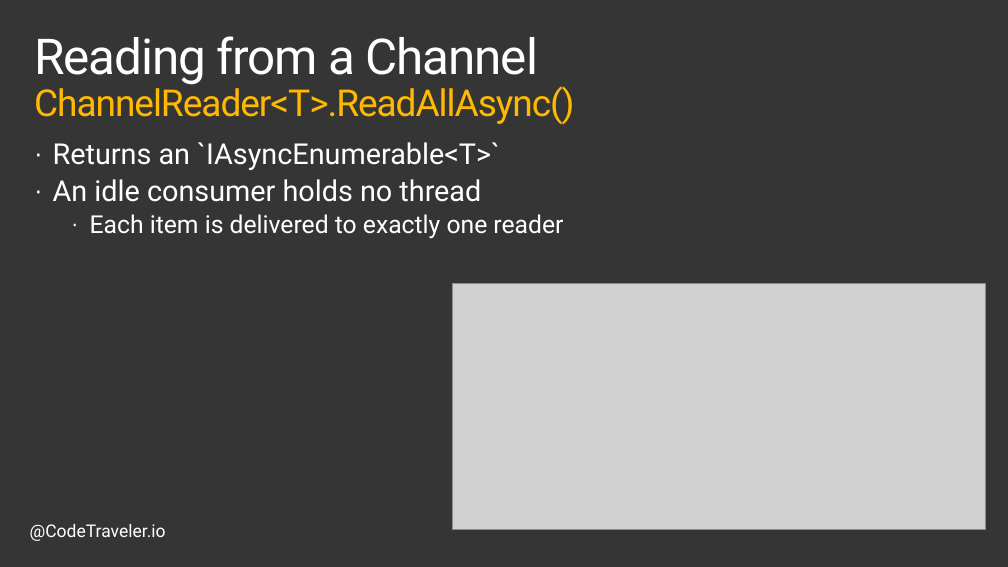
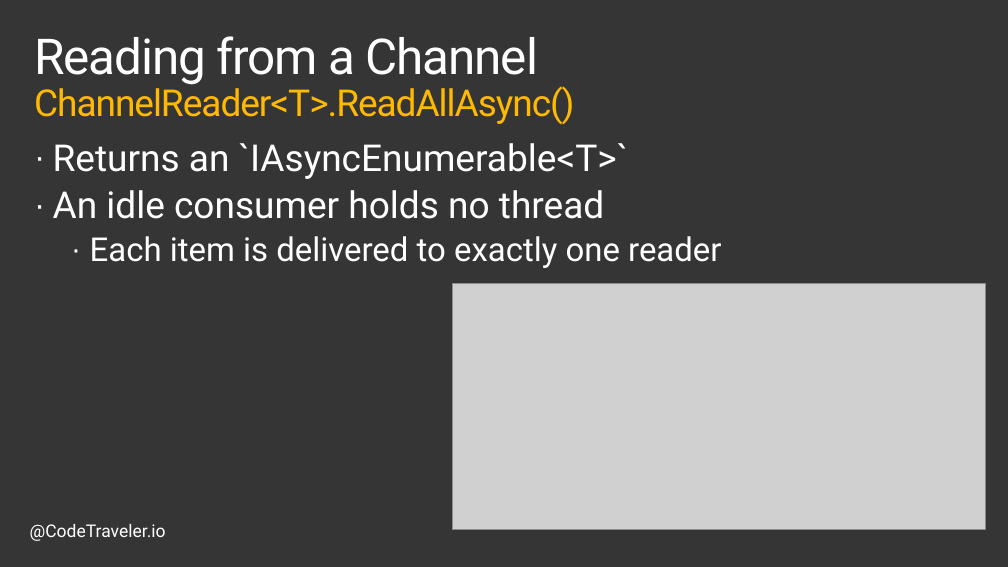
Before and after one commit to TheCodeTraveler/BecomeAnExpertWithAsyncAwait, a slide deck: slide 7 of 9. Channels/Channels.pptx. Drawn at 1008x567 pixels with LibreOffice and Linux fonts; fonts in the diff are those of the drawing; grey boxes stand for pictures; background and template pictures are left out. Boxes give left, top, right and bottom in pixels: in the first picture for what was removed or moved away, otherwise in the second. Text is boxed around its words. In the diff, an @@ line names an element or a change of style, - is before the commit and + after.

Commit message:
Update Channels

```diff
--- a/9. Channels/Channels.pptx
+++ b/9. Channels/Channels.pptx
@@ text "Returns an `IAsyncEnumerable<T>`" at (x1=53, y1=143, x2=721, y2=268): size 28 to 36 pt in "Returns an `IAsyncEnumerable<T>`", "An idle consumer holds no thread"; size 24 to 32 pt in "Each item is delivered to exactly one ..."; more space between paragraphs @@
```
Also in this commit, not shown: 2 other slides changed, 1 other file.
